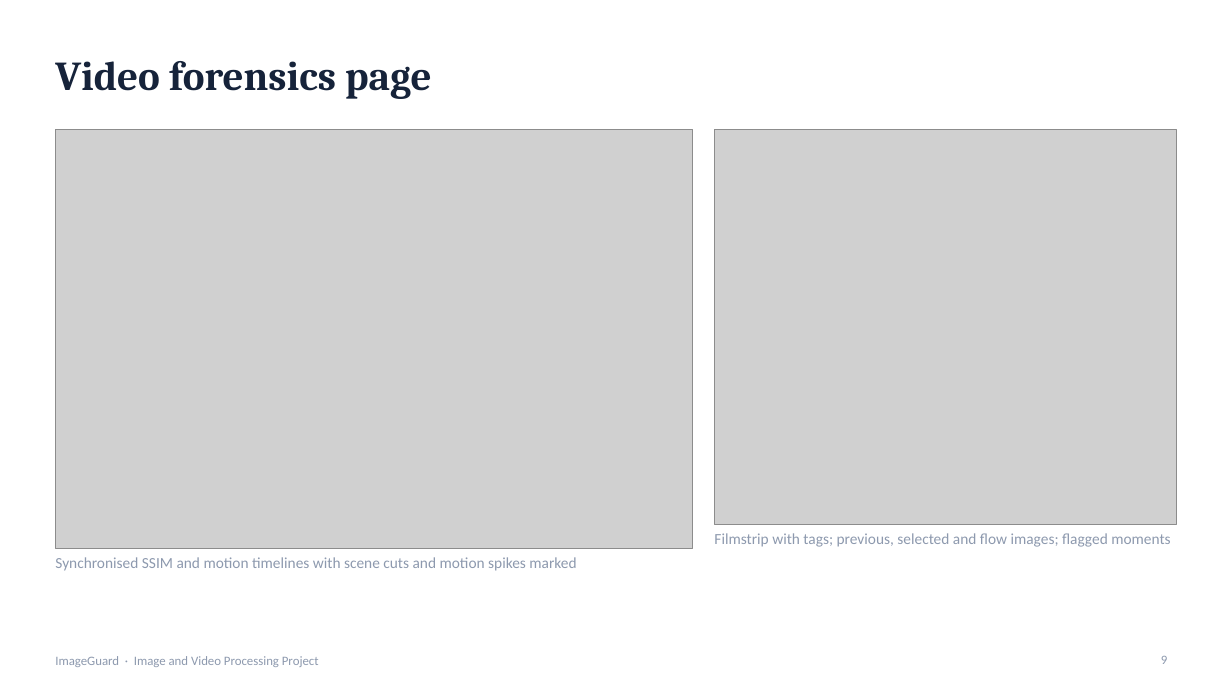
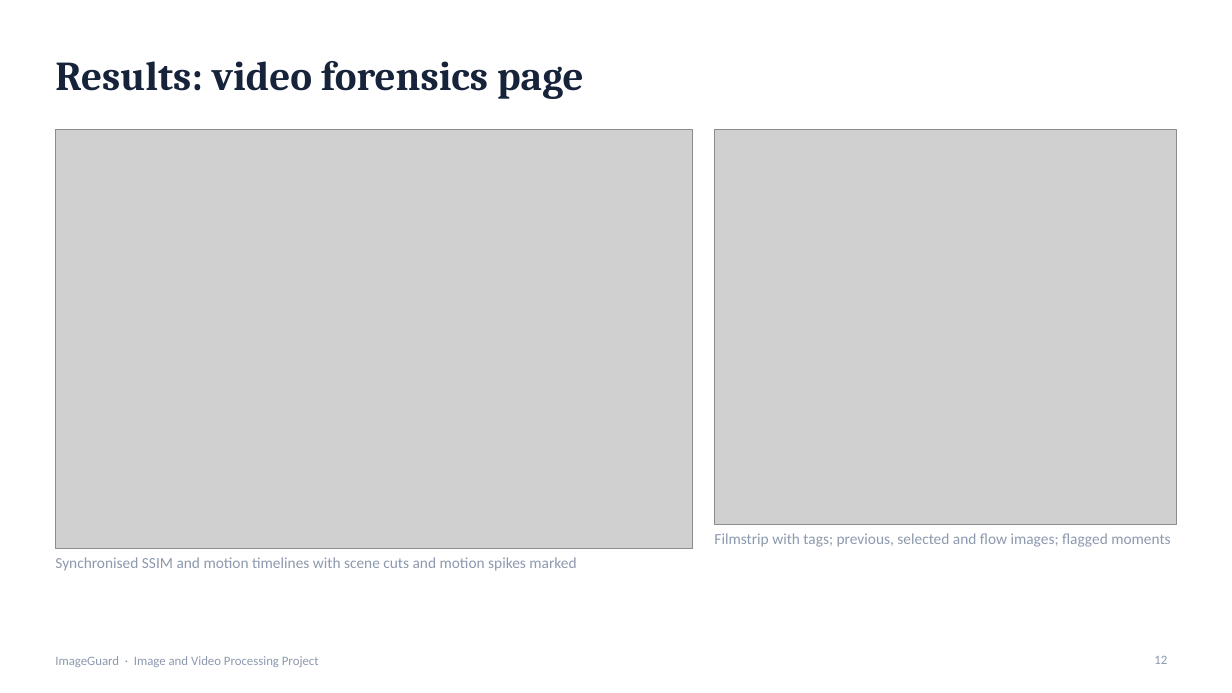
Before and after one commit to kankanaujia/ImageGuard-IVP-Project, a slide deck: slide 12 of documentation/ImageGuard_Presentation.pptx (slide 9 before the commit). Drawn at 1232x693 pixels with LibreOffice and Linux fonts; fonts in the diff are those of the drawing; grey boxes stand for pictures. Boxes give left, top, right and bottom in pixels: in the first picture for what was removed or moved away, otherwise in the second. Text is boxed around its words. In the diff, an @@ line names an element or a change of style, - is before the commit and + after.

```diff
--- a/documentation/ImageGuard_Presentation.pptx
+++ b/documentation/ImageGuard_Presentation.pptx
@@ title at <box>55,61,584,99</box>: text changed @@
-Video forensics page
+Results: video forensics page
@@ page number at <box>1154,656,1167,664</box>: text changed @@
-9
+12
```
Also in this commit, not shown: 11 other slides changed, 6 slides added, 3 slides removed, 30 other files.
